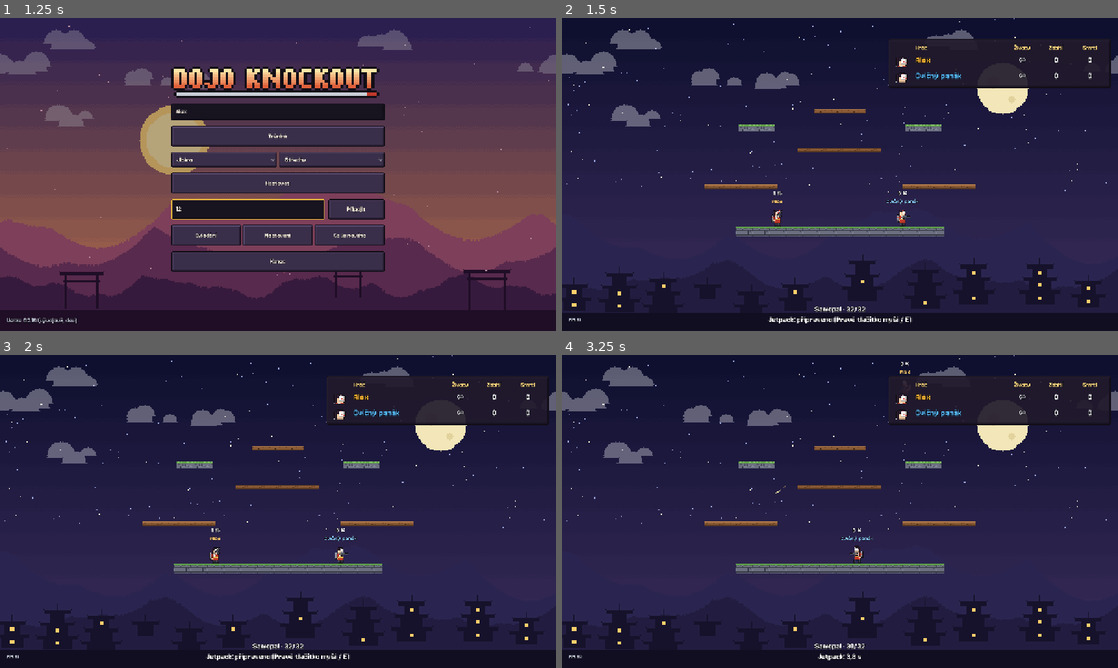
Above: before the commit, frames 1-4 (two rows, left to right).
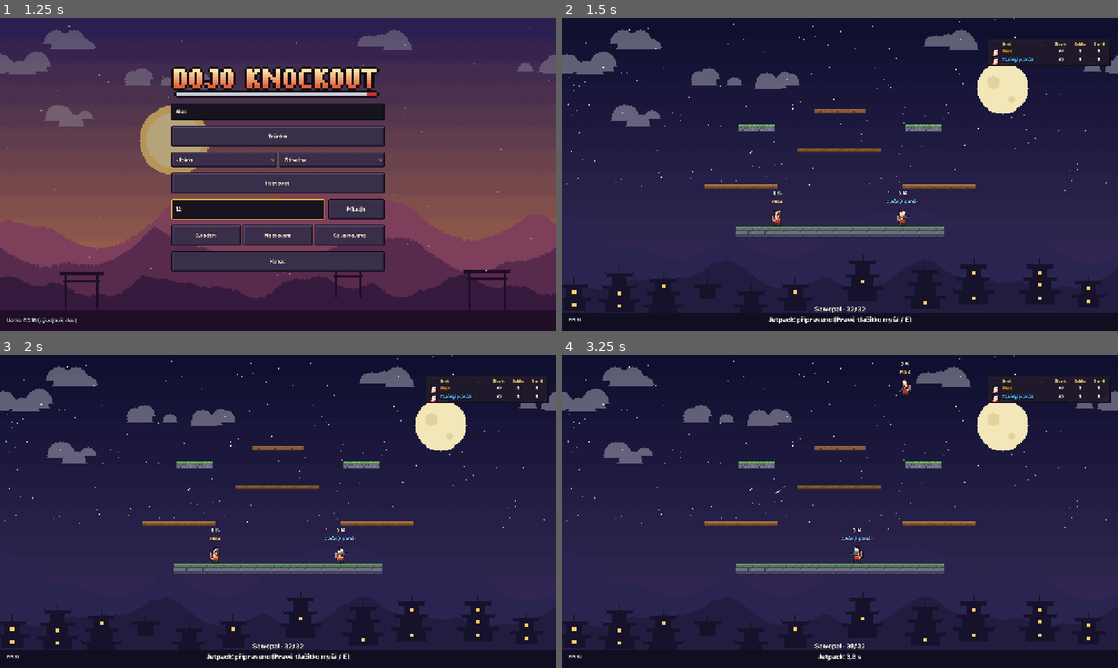
Above: after the commit, the same moments.

Repository: nejhorsiprogramatorsveta/Gun_game
Game: Godot game, scene res://src/ui/main_menu.tscn
Same seed, same stepped clock (60 frames per second), same inputs: the game is played once before the commit and once after it.
Inputs (mouse positions are in pixels of both pictures, inside the frame that each line leads up to):
- Up to frame 1 (1.25 s): click (278, 111) at 0.52 s; type "Alex" at 0.6 s; click (250, 208) at 0.75 s; type "12" at 0.83 s
- Up to frame 2 (1.5 s): click "Trénink" at 1.25 s
- Up to frame 3 (2 s): no input
- Up to frame 4 (3.25 s): tap Enter at 2 s; move the mouse to (962, 495) at 2.02 s; hold Right mouse button (ability) 2.03-2.78 s; hold D (move_right) from 2.03 s (still down); click (962, 495) at 2.17 s; tap W (jump) at 2.27, 3.02 s; move the mouse to (728, 527) at 2.77 s; click (728, 527) at 2.85 s

Frame 1 is identical in both runs. In frame 2, 1.7% of the frame differs, in the area x 58-99%, y 6-23%; in frame 3, 1.7%; in frame 4, 1.8%.

Commit message:
feat: compact free-for-all scoreboard (0.2.16 step 2)
The free-for-all table now uses the compact team-table sizes and every
score panel has a smaller inner margin, so it covers about a third of
the screen area it used to.

Co-Authored-By: Claude Opus 5.5 <noreply@anthropic.com>

Diff:
--- a/data/changelog.tres
+++ b/data/changelog.tres
@@ -7,7 +7,8 @@
 entries = Array[Dictionary]([{
 "build": 0,
 "version": "",
-"mechanics_keys": PackedStringArray("CHANGELOG_BALVAN_0216", "CHANGELOG_GAS_0216", "CHANGELOG_STIN_KNOCKBACK")
+"mechanics_keys": PackedStringArray("CHANGELOG_BALVAN_0216", "CHANGELOG_GAS_0216", "CHANGELOG_STIN_KNOCKBACK"),
+"other_keys": PackedStringArray("CHANGELOG_SMALL_SCOREBOARD")
 }, {
 "build": 67,
 "version": "0.2.15",
--- a/localization/translations.csv
+++ b/localization/translations.csv
@@ -275,5 +275,6 @@
 CHANGELOG_BALVAN_0216,"Balvan: těžký kulomet má 75 nábojů (dříve 100) a přebíjí 2 s (dříve 1 s). Přesně střílí jen vestoje – při jakémkoli pohybu (A/D, skok W, seskok S) i ve vzduchu rozptyluje až o ±30°."
 CHANGELOG_GAS_0216,"Krügermann: plyn odfoukne až po 1 s v něm (dříve 0,2 s), ale vydrží na mapě 5 s (dříve 3 s) a pomaleji vyprchává."
 CHANGELOG_STIN_KNOCKBACK,"Stín: odstřelovačka má dvojnásobný odhoz (2600 místo 1300)."
+CHANGELOG_SMALL_SCOREBOARD,"Tabulka hráčů v režimu všichni proti všem je menší a nezakrývá tolik mapy."
 CHANGELOG_GAS_DELAY,"Krügermannův plyn odfoukne až po 0,2 s v něm (rychlým skokem se dá proběhnout) a o něco slaběji. Odfouknutý hráč už navíc neuvidí, jak s ním obraz poskočí."
 CHANGELOG_HELL_MAP,"Nová mapa Peklo: jen proskakovací plošiny, nahoře dlouhý most a pod ním menší plošiny. Jakmile má někdo jen 3 životy, začne odspodu stoupat láva – kdo se jí dotkne, hned přijde o život. Zastaví se těsně pod horním mostem a hráči se pak oživují jen na něm."
--- a/src/ui/match_hud.gd
+++ b/src/ui/match_hud.gd
@@ -19,9 +19,19 @@
 var _alert_until_ms := 0
 
 
+## Inner padding of the scoreboard panels (the theme's panel has 16 x 12).
+const SCORE_PANEL_MARGIN := Vector2(8, 5)
+
+
 func _ready() -> void:
 	_team_mode = Session.phase == Session.Phase.IN_MATCH and Session.team_mode
 	_ability_keys = KeyBindings.action_text(&"ability")
+	var panel_style := _score_panel.get_theme_stylebox("panel").duplicate() as StyleBox
+	for side in [SIDE_LEFT, SIDE_RIGHT]:
+		panel_style.set_content_margin(side, SCORE_PANEL_MARGIN.x)
+	for side in [SIDE_TOP, SIDE_BOTTOM]:
+		panel_style.set_content_margin(side, SCORE_PANEL_MARGIN.y)
+	_score_panel.add_theme_stylebox_override("panel", panel_style)
 	if _team_mode:
 		var left := _score_panel.duplicate() as PanelContainer
 		add_child(left)
@@ -33,7 +43,7 @@
 		for team in Teams.COUNT:
 			var table := ScoreTable.new()
 			(left if team == 0 else _score_panel).add_child(table)
-			table.setup(tr(Teams.NAME_KEYS[team]), Teams.color(team), Teams.MAX_PER_TEAM, true)
+			table.setup(tr(Teams.NAME_KEYS[team]), Teams.color(team), Teams.MAX_PER_TEAM)
 			_tables.append(table)
 	else:
 		var table := ScoreTable.new()
--- a/src/ui/score_table.gd
+++ b/src/ui/score_table.gd
@@ -2,19 +2,19 @@
 extends VBoxContainer
 ## One scoreboard: optional title (team name), then a row per player with the character
 ## icon, name, lives, kills and deaths. MatchHud shows one table, or one per team in 2 v 2.
+## Every table is compact so it covers little of the arena (free-for-all too since 0.2.16,
+## user 2026-11-13: "the tables take too much of the screen").
 
 const COLUMNS := 4  # name, lives, kills, deaths (plus the character icon column)
 ## Head of the character in its sprite sheet (first idle frame).
 const HEAD_REGION := Rect2(8, 4, 16, 16)
 const HEADER_COLOR := Color(1, 0.85, 0.5)
-## Sizes [normal, compact]: compact is used for the two team tables (2 v 2), so they do not
-## cover much of the arena.
-const FONT_SIZE: Array[int] = [22, 15]
-const HEADER_FONT_SIZE: Array[int] = [16, 12]
-const ICON_SIZE: Array[float] = [32.0, 20.0]
-const NAME_WIDTH: Array[float] = [200.0, 110.0]
-const VALUE_WIDTH: Array[float] = [64.0, 38.0]
-const H_SEPARATION: Array[int] = [14, 6]
+const FONT_SIZE := 15
+const HEADER_FONT_SIZE := 12
+const ICON_SIZE := 20.0
+const NAME_WIDTH := 110.0
+const VALUE_WIDTH := 38.0
+const H_SEPARATION := 6
 
 var _title := Label.new()
 var _grid := GridContainer.new()
@@ -23,31 +23,30 @@
 
 
 ## title_text empty = no title row (free-for-all).
-func setup(title_text: String, title_color: Color, rows: int, compact := false) -> void:
-	var variant := 1 if compact else 0
-	add_theme_constant_override("separation", 0 if compact else 4)
+func setup(title_text: String, title_color: Color, rows: int) -> void:
+	add_theme_constant_override("separation", 0)
 	_title.auto_translate_mode = Node.AUTO_TRANSLATE_MODE_DISABLED
 	_title.text = title_text
 	_title.visible = not title_text.is_empty()
 	_title.horizontal_alignment = HORIZONTAL_ALIGNMENT_CENTER
 	_title.add_theme_color_override("font_color", title_color)
-	_title.add_theme_font_size_override("font_size", FONT_SIZE[variant])
+	_title.add_theme_font_size_override("font_size", FONT_SIZE)
 	add_child(_title)
 	_grid.columns = COLUMNS + 1
-	_grid.add_theme_constant_override("h_separation", H_SEPARATION[variant])
-	_grid.add_theme_constant_override("v_separation", 0 if compact else 4)
+	_grid.add_theme_constant_override("h_separation", H_SEPARATION)
+	_grid.add_theme_constant_override("v_separation", 0)
 	add_child(_grid)
 	_grid.add_child(Control.new())  # no heading above the icons
 	for key: String in ["HUD_PLAYER", "HUD_LIVES_HEADER", "HUD_KILLS", "HUD_DEATHS"]:
 		var heading := _label()
 		heading.text = tr(key)
 		heading.horizontal_alignment = HORIZONTAL_ALIGNMENT_LEFT if key == "HUD_PLAYER" else HORIZONTAL_ALIGNMENT_CENTER
-		heading.add_theme_font_size_override("font_size", HEADER_FONT_SIZE[variant])
+		heading.add_theme_font_size_override("font_size", HEADER_FONT_SIZE)
 		heading.add_theme_color_override("font_color", HEADER_COLOR)
 		_grid.add_child(heading)
 	for row in rows:
 		var icon := TextureRect.new()
-		icon.custom_minimum_size = Vector2.ONE * ICON_SIZE[variant]
+		icon.custom_minimum_size = Vector2.ONE * ICON_SIZE
 		icon.expand_mode = TextureRect.EXPAND_IGNORE_SIZE
 		icon.stretch_mode = TextureRect.STRETCH_KEEP_ASPECT_CENTERED
 		icon.texture_filter = CanvasItem.TEXTURE_FILTER_NEAREST
@@ -57,13 +56,13 @@
 		for column in COLUMNS:
 			var cell := _label()
 			cell.visible = false
-			cell.add_theme_font_size_override("font_size", FONT_SIZE[variant])
+			cell.add_theme_font_size_override("font_size", FONT_SIZE)
 			if column == 0:
-				cell.custom_minimum_size.x = NAME_WIDTH[variant]
+				cell.custom_minimum_size.x = NAME_WIDTH
 				cell.text_overrun_behavior = TextServer.OVERRUN_TRIM_ELLIPSIS
 				cell.clip_text = true
 			else:
-				cell.custom_minimum_size.x = VALUE_WIDTH[variant]
+				cell.custom_minimum_size.x = VALUE_WIDTH
 				cell.horizontal_alignment = HORIZONTAL_ALIGNMENT_CENTER
 			_grid.add_child(cell)
 			_cells.append(cell)
--- /dev/null
+++ b/tests/test_score_table.gd
@@ -0,0 +1,21 @@
+extends TestCase
+## In-match scoreboard size (user 2026-11-13: the free-for-all tables took too much of the
+## screen). The 1280 x 720 viewport is the reference.
+
+
+func test_free_for_all_table_stays_small() -> void:
+	var table := ScoreTable.new()
+	table.setup("", Color.WHITE, 4)
+	var players: Array = []
+	for slot in 4:
+		var player := Player.new()
+		player.slot = slot
+		player.display_name = "Hrac_s_velmi_dlouhym_jmenem_%d" % slot
+		players.append(player)
+	table.show_players(players, true)
+	var size := table.get_combined_minimum_size()
+	check(size.x <= 340.0, "at most ~a quarter of the width, even with long names (%.0f px)" % size.x)
+	check(size.y <= 130.0, "4 rows plus the heading under 130 px (%.0f px)" % size.y)
+	for player: Player in players:
+		player.free()
+	table.free()
Not shown, added: tests/test_score_table.gd.uid
Not shown, changed: docs/PROGRESS.md
